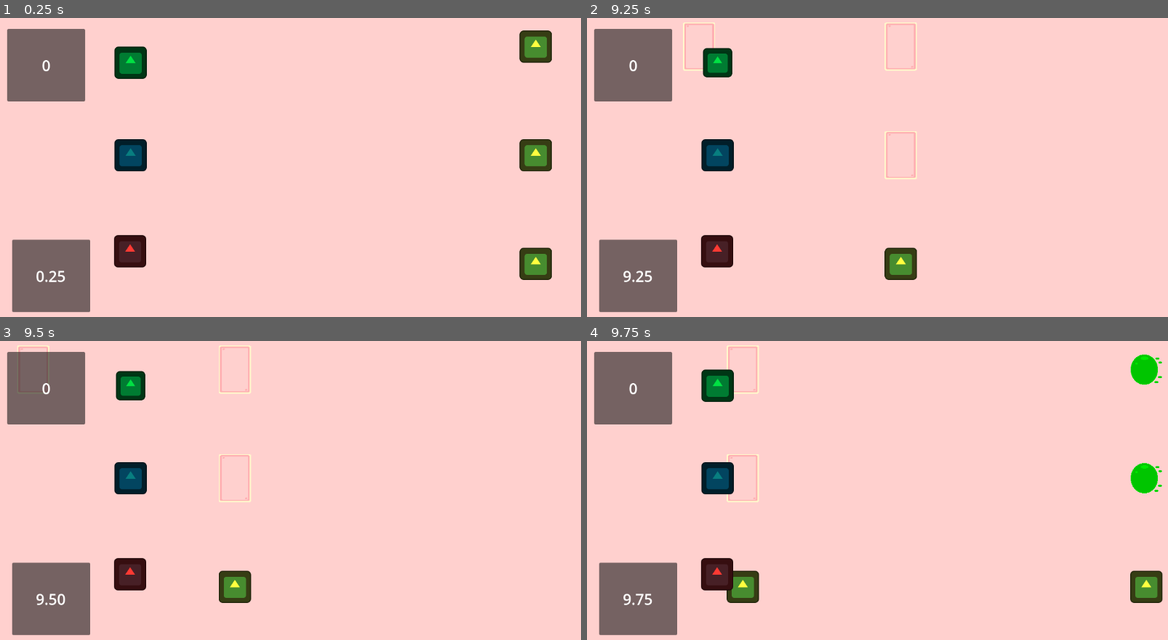
Above: before the commit, frames 1-4 (two rows, left to right).
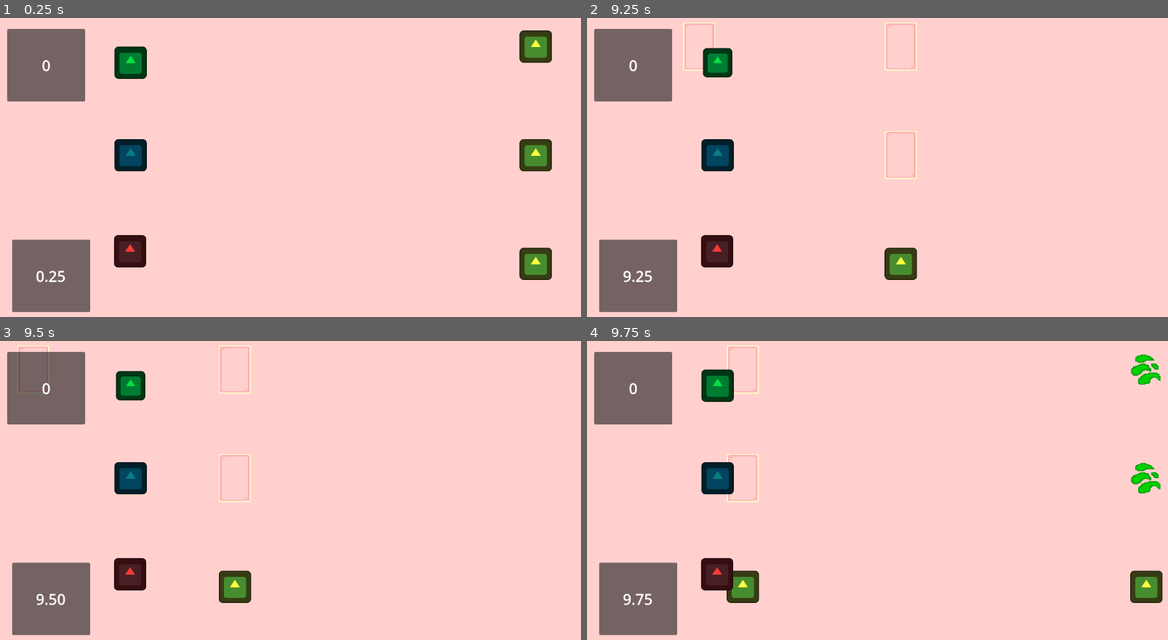
Above: after the commit, the same moments.

Repository: milnej/EscapeFromFrog
Game: Godot game, scene res://game.tscn
Two runs of this game, one before a commit and one after it. Both use one fixed random seed, a clock stepped at 60 frames per second and the inputs below. This scene is started directly instead of the project's main scene. The engine's default icon, where the game draws it, is replaced by a stand-in: a white triangle on a blue panel in a dark square.
Inputs:
- Up to frame 1 (0.25 s): no input
- Up to frame 2 (9.25 s): hold W (beetle_up) 0.53-2.03 s; tap Space (beetle_attack) every 0.75 s from 0.6 to 8.85 s; hold A (note_left) 2.03-3.53 s; hold S (beetle_down) 3.53-4.28 s; hold L (note_right) 4.28-5.03 s; hold W (beetle_up) 5.03-5.78 s; hold L (note_right) 5.78-8.03 s; hold S (beetle_down) 8.03-8.78 s; hold A (note_left) from 8.78 s (still down)
- Up to frame 3 (9.5 s): keep holding A (note_left)
- Up to frame 4 (9.75 s): release A (note_left) at 9.53 s; hold W (beetle_up) from 9.53 s (still down); tap Space (beetle_attack) at 9.6 s

Frames 1-3 are identical in both runs. In frame 4, 0.5% of the frame differs, in the area x 93-99%, y 4-51%.
Error in both runs: Attempt to call function 'get_node' in base 'null instance' on a null instance. (res://Scripts/note.gd:25)

Commit message:
Add Acid animation sprite to acid note

Diff:
--- a/Scene/acid.tscn
+++ b/Scene/acid.tscn
@@ -1,7 +1,43 @@
-[gd_scene load_steps=4 format=3 uid="uid://cgfrkai27nid3"]
+[gd_scene load_steps=9 format=3 uid="uid://cgfrkai27nid3"]
 
 [ext_resource type="Script" path="res://Scripts/acid.gd" id="1_rx3qk"]
-[ext_resource type="Texture2D" uid="uid://cn6rsntby5xvq" path="res://Resources/Sprites/acidbubble.png" id="2_40raq"]
+[ext_resource type="Texture2D" uid="uid://crl0qok4kgrnh" path="res://Resources/Sprites/acid_spritesheet.png" id="2_ei2wn"]
+
+[sub_resource type="AtlasTexture" id="AtlasTexture_27a3m"]
+atlas = ExtResource("2_ei2wn")
+region = Rect2(0, 0, 64, 64)
+
+[sub_resource type="AtlasTexture" id="AtlasTexture_y74wl"]
+atlas = ExtResource("2_ei2wn")
+region = Rect2(64, 0, 64, 64)
+
+[sub_resource type="AtlasTexture" id="AtlasTexture_ycphs"]
+atlas = ExtResource("2_ei2wn")
+region = Rect2(128, 0, 64, 64)
+
+[sub_resource type="AtlasTexture" id="AtlasTexture_fgw08"]
+atlas = ExtResource("2_ei2wn")
+region = Rect2(192, 0, 64, 64)
+
+[sub_resource type="SpriteFrames" id="SpriteFrames_ixium"]
+animations = [{
+"frames": [{
+"duration": 1.0,
+"texture": SubResource("AtlasTexture_27a3m")
+}, {
+"duration": 1.0,
+"texture": SubResource("AtlasTexture_y74wl")
+}, {
+"duration": 1.0,
+"texture": SubResource("AtlasTexture_ycphs")
+}, {
+"duration": 1.0,
+"texture": SubResource("AtlasTexture_fgw08")
+}],
+"loop": true,
+"name": &"default",
+"speed": 5.0
+}]
 
 [sub_resource type="RectangleShape2D" id="RectangleShape2D_yf74h"]
 size = Vector2(128, 128)
@@ -10,17 +46,18 @@
 script = ExtResource("1_rx3qk")
 points_value = 0
 
-[node name="Sprite2D" type="Sprite2D" parent="."]
+[node name="AnimatedSprite2D" type="AnimatedSprite2D" parent="."]
 modulate = Color(0, 1, 0, 1)
 texture_filter = 1
-texture = ExtResource("2_40raq")
+sprite_frames = SubResource("SpriteFrames_ixium")
+autoplay = "default"
 
-[node name="Area2D" type="Area2D" parent="Sprite2D"]
+[node name="Area2D" type="Area2D" parent="AnimatedSprite2D"]
 collision_layer = 2
 
-[node name="CollisionShape2D" type="CollisionShape2D" parent="Sprite2D/Area2D"]
+[node name="CollisionShape2D" type="CollisionShape2D" parent="AnimatedSprite2D/Area2D"]
 scale = Vector2(0.5, 0.5)
 shape = SubResource("RectangleShape2D_yf74h")
 
-[connection signal="area_entered" from="Sprite2D/Area2D" to="." method="_on_area_2d_area_entered"]
-[connection signal="area_exited" from="Sprite2D/Area2D" to="." method="_on_area_2d_area_exited"]
+[connection signal="area_entered" from="AnimatedSprite2D/Area2D" to="." method="_on_area_2d_area_entered"]
+[connection signal="area_exited" from="AnimatedSprite2D/Area2D" to="." method="_on_area_2d_area_exited"]
